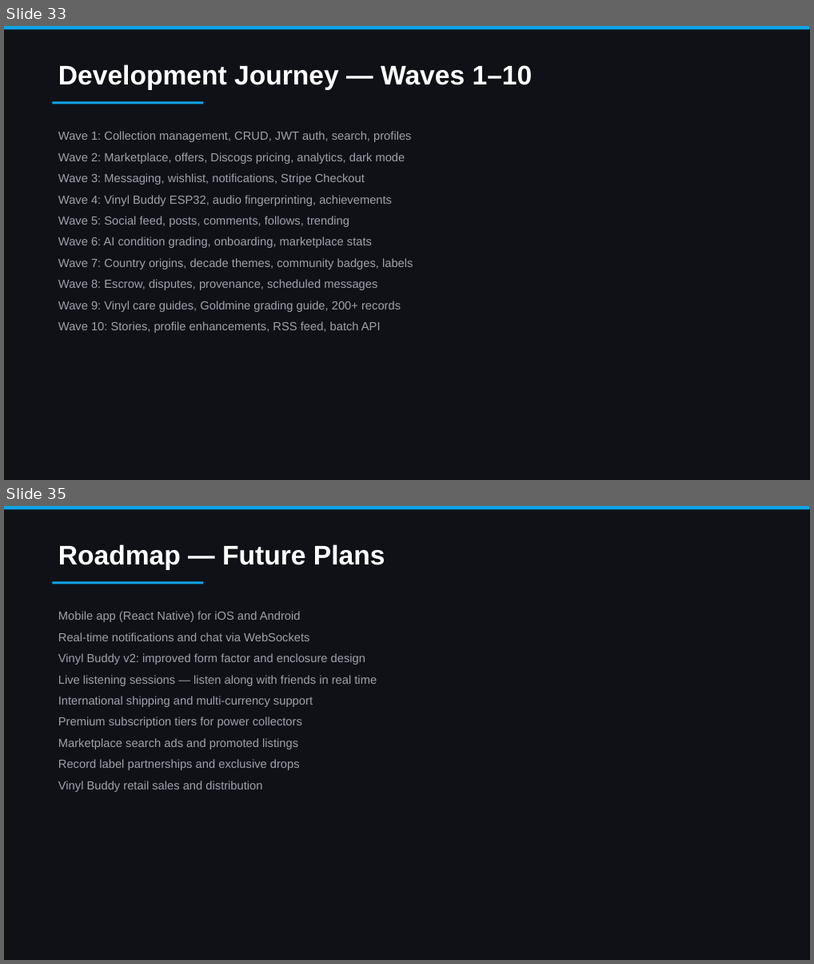
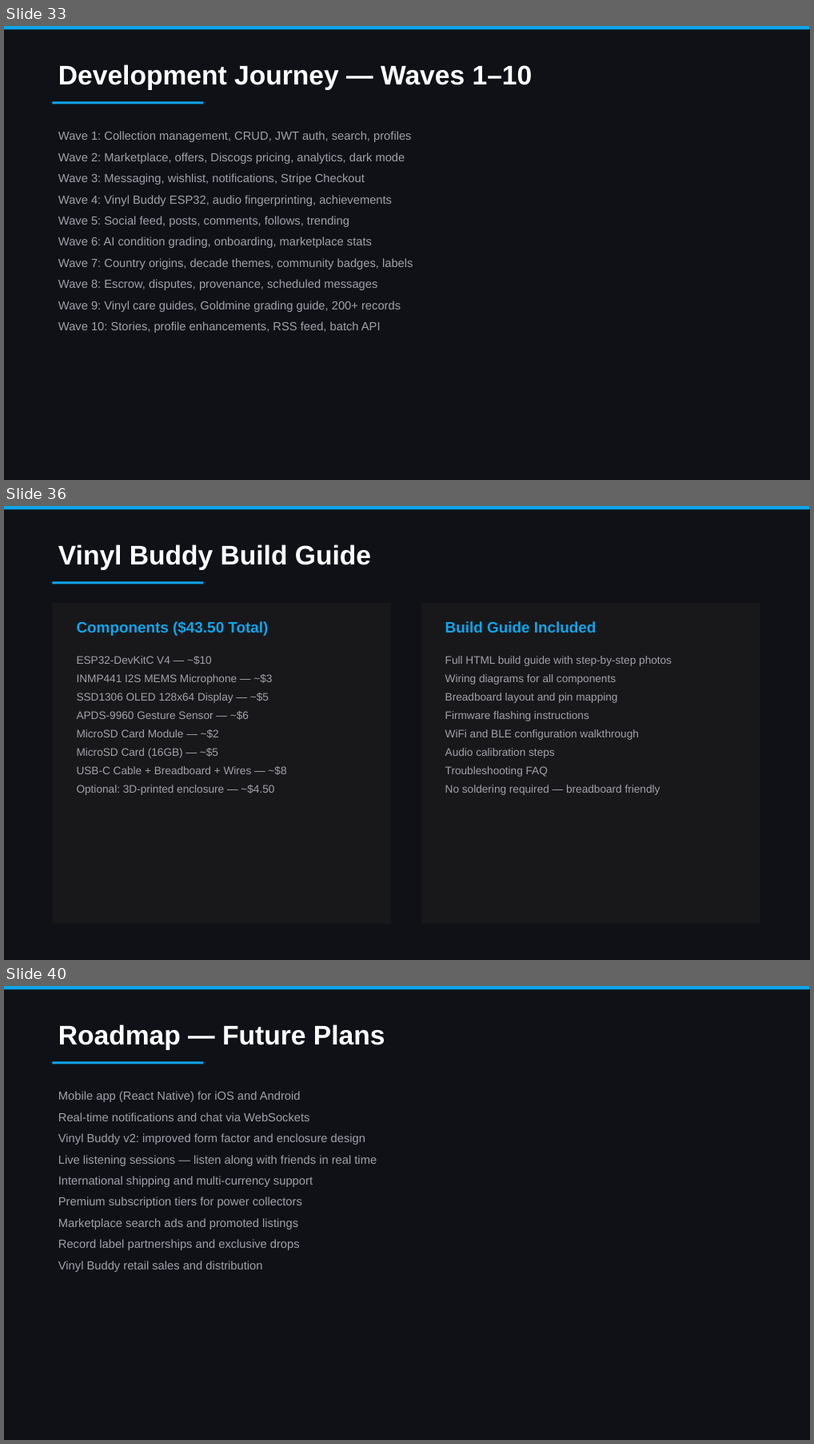
Before and after one commit to colelevy08/groovestack, a slide deck: GrooveStack_Overview.pptx. Shown one above the other, each under a label of ours: slides 33 and 35 before the commit, slides 33, 36 and 40 after it; the slides between them are not shown. The pictures are 814x964 and 814x1444 pixels, drawn with LibreOffice and Linux fonts; fonts in the diff are those of the drawing. Boxes give left, top, right and bottom in pixels: in the first picture for what was removed or moved away, otherwise in the second. Text is boxed around its words. In the diff, an @@ line names an element or a change of style, - is before the commit and + after.

```diff
--- a/GrooveStack_Overview.pptx
+++ b/GrooveStack_Overview.pptx
@@ slide 36 added at [4,506,810,960], background #0F1117 @@
@@ rectangle added at [4,506,810,510], fill #0EA5E9 @@
@@ text added at [58,544,371,570], 32 pt, text #FFFFFF, bold @@
+Vinyl Buddy Build Guide
@@ rectangle added at [52,582,204,584], fill #0EA5E9 @@
@@ rectangle added at [52,603,391,924], fill #18181B @@
@@ text added at [77,621,268,636], 18 pt, text #0EA5E9, bold @@
+Components ($43.50 Total)
@@ rectangle added at [422,603,760,924], fill #18181B @@
@@ text added at [446,621,597,632], 18 pt, text #0EA5E9, bold @@
+Build Guide Included
@@ text added at [77,656,286,795], 13 pt, text #A1A1AA @@
+ESP32-DevKitC V4 — ~$10
+INMP441 I2S MEMS Microphone — ~$3
+SSD1306 OLED 128x64 Display — ~$5
+APDS-9960 Gesture Sensor — ~$6
+MicroSD Card Module — ~$2
+MicroSD Card (16GB) — ~$5
+USB-C Cable + Breadboard + Wires — ~$8
+Optional: 3D-printed enclosure — ~$4.50
@@ text added at [446,656,672,795], 13 pt, text #A1A1AA @@
+Full HTML build guide with step-by-step photos
+Wiring diagrams for all components
+Breadboard layout and pin mapping
+Firmware flashing instructions
+WiFi and BLE configuration walkthrough
+Audio calibration steps
+Troubleshooting FAQ
+No soldering required — breadboard friendly
@@ what was slide 35 is now slide 40 @@
```
Also in this commit, not shown: 7 slides changed, 4 other slides added, 7 other files.
